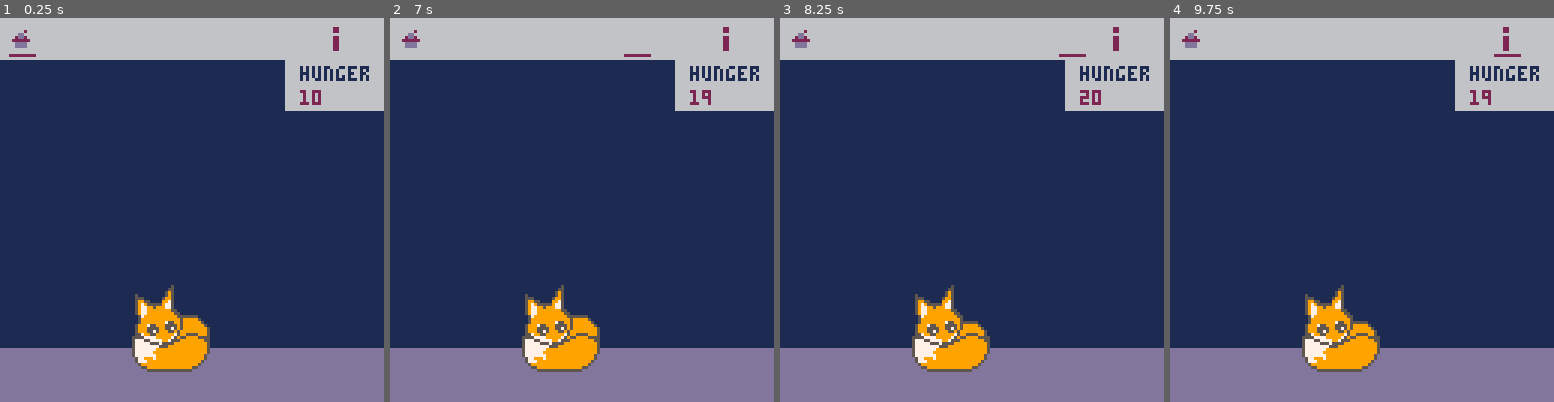
Above: before the commit, frames 1-4 (left to right).
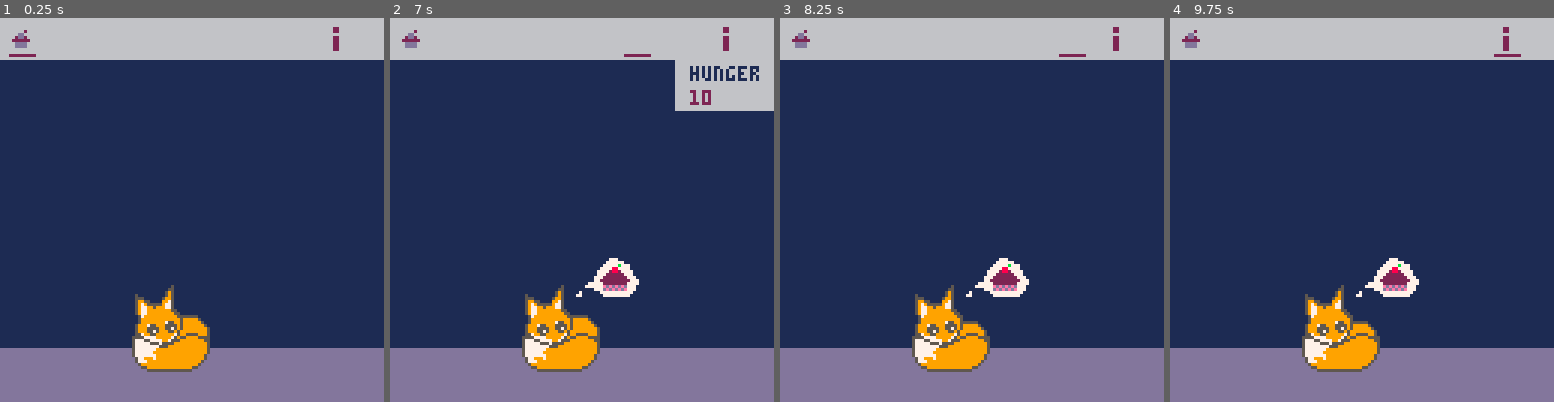
Above: after the commit, the same moments.

Repository: Cigh/pico8-playground
Game: PICO-8 cartridge carts/foxmagotchi.p8
The game is run twice, just before and just after one commit, with the same random seed, the same clock (stepped at 60 frames per second) and the same inputs.
Inputs:
- Up to frame 1 (0.25 s): no input
- Up to frame 2 (7 s): tap O (Z key) at 0.7, 1.7, 2.1, 2.5, 2.9, 3.3, 3.7, 4.1, 4.5, 4.9, 5.3, 5.7, 6.1, 6.5, 6.9 s; hold Right 1.6-2.1 s; hold Right 2.47-3.03 s; hold Left 3.08-3.58 s; hold Right 4.02-4.68 s; hold Left 5.08-5.68 s; hold Right 6.08-6.58 s; hold Right from 6.63 s (still down)
- Up to frame 3 (8.25 s): release Right at 7.13 s; tap O (Z key) at 7.3, 7.7, 8.1 s; hold Right 7.5-8.07 s; hold Left from 8.12 s (still down)
- Up to frame 4 (9.75 s): tap O (Z key) every 0.4 s from 8.5 to 9.7 s; release Left at 8.62 s; hold Right 9.05-9.72 s

The runs differ from the first frame. In frame 1, 3.1% of the frame differs, in the area x 74-100%, y 10-25%; in frame 2, 1.0%; in frame 3, 4.0%, in the area x 48-100%, y 10-73%; in frame 4, 4.0%.

Commit message:
Toggle info panel

Diff:
--- a/carts/foxmagotchi.p8
+++ b/carts/foxmagotchi.p8
@@ -4,8 +4,9 @@
 
 function _init()
   timer = 20
-  hunger = 10
+  hunger = 0
   breathe = true
+  show_info = false
 
   hud_x = 3
   hud_y = 12
@@ -22,11 +23,12 @@
   end
   if btnp(4) then
     sfx(0)
-    spr(045, 67, 78)
-    hunger += 5
-    if (hunger > 20) then
-      hunger = 20
-    end
+    show_info = (not show_info)
+    --hunger += 5
+
+    -- if (hunger > 20) then
+    --   hunger = 20
+    -- end
   end
 
   settimer()
@@ -45,19 +47,21 @@
 
   -- draw the hud bar
   rectfill(0, 0, 128, 13, 6)
-
+  -- draw active hud item indicator
+    line(hud_x, hud_y, hud_x + 8, hud_y, 2)
   -- draw the status panel
-  rectfill(95, 10, 128, 30, 6) -- panel
-  print("hunger", 100, 16, 1)
-  print(hunger, 100, 24, 2)
+  if (show_info) then
+    rectfill(95, 14, 128, 30, 6) -- panel
+    print("hunger", 100, 16, 1)
+    print(hunger, 100, 24, 2)
+  end
 
 
   -- draw the hud items
     spr(032, 3, 3) -- food
     spr(033, 108, 3) -- bath
 
-  -- draw active hud item indicator
-    line(hud_x, hud_y, hud_x + 8, hud_y)
+
 
   -- draw our foxy
     spr(059, 40, 110)
@@ -95,7 +99,7 @@
       spr(046, 62, 102)
     end
 
-  if (hunger < 9) then
+  if (hunger > 9) then
     spr(056, 61, 86)
     spr(041, 67, 78)
     spr(042, 75, 78)
@@ -105,8 +109,8 @@
 end
 
 function makehungry()
-  if (hunger > 0) then
-    hunger -= 1
+  if (hunger < 20) then
+    hunger += 1
   end
 end
 
